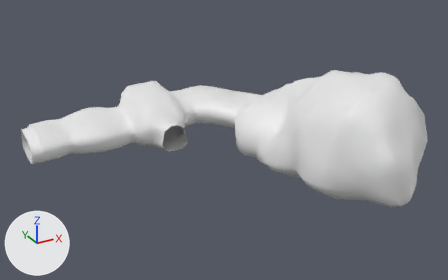
Renders of the Blender file Assets/models/cave/room02/room02b.blend from each side of a commit.
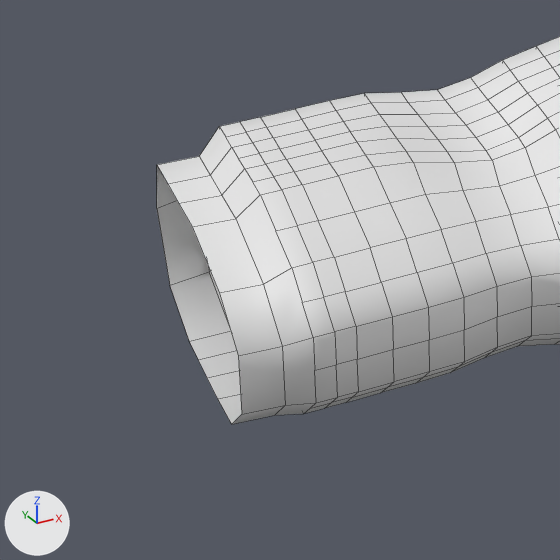
There are two pictures of each version: one whole from a camera (50 mm lens) standing at (-130.95, -121.39, 32.25) and looking at (-98.7, -62.75, 2.94), one close up on the part from 0% to 17% of the width and 38% to 65% of the height. Lighting does not change. The marker at lower left points along +X, +Y and +Z. The close-ups show mesh edges as thin lines.

In view in the first close-up: '02a.008_room'.
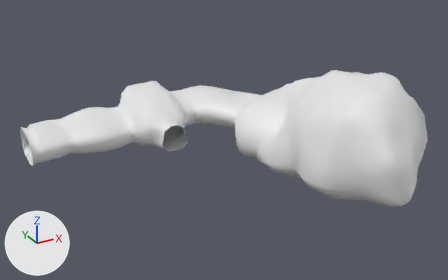
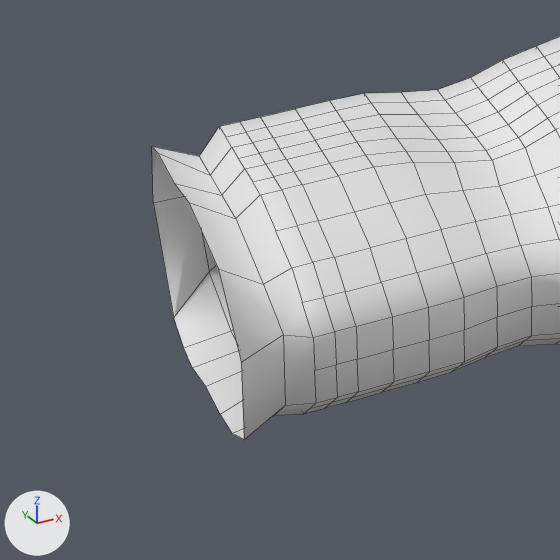
Where the change shows, as pixel boxes [x1, y1, x2, y2] in the close-ups (560 x 560 px; the box of a moved part takes in the faces that stretch with it):
'02a.008_room', reshaped: before [157, 37, 560, 424]; after [152, 37, 560, 439]
part 1 of me_cylinder_001, moved or reshaped: before [157, 156, 316, 424]; after [152, 147, 316, 439]

The change, as a diff of the scene's bpy script:
```diff
--- a/Assets/models/cave/room02/room02b.blend.py
+++ b/Assets/models/cave/room02/room02b.blend.py
@@ me_cylinder_001 @@
 me_cylinder_001.from_pydata(...)  # 2220 vertices, 2187 faces; spans x -118.9..-78.3, y -80.4..-43.6, z -1.8..10.9
 # used by ob_02a_008_room; parent = ob_02a_008; location = (0.0, 0.0, 0.0)
-me_cylinder_001.vertices[0].co = (-118.9, -47.5, 2.0)  # pixel (156, 208)
-me_cylinder_001.vertices[1].co = (-118.9, -48.1, 3.0)  # pixel (156, 164)
-me_cylinder_001.vertices[2].co = (-118.9, -48.9, 2.9)  # pixel (167, 183)
-me_cylinder_001.vertices[3].co = (-118.9, -49.6, 2.9)  # pixel (178, 203)
-me_cylinder_001.vertices[4].co = (-118.9, -50.6, 2.8)  # pixel (192, 226)
-me_cylinder_001.vertices[5].co = (-118.9, -52.1, 2.3)  # pixel (219, 292)
-me_cylinder_001.vertices[6].co = (-118.9, -53.0, 1.6)  # pixel (238, 355)
-me_cylinder_001.vertices[7].co = (-118.9, -52.7, 0.4)  # pixel (241, 414)
-me_cylinder_001.vertices[8].co = (-118.9, -51.7, -0.2)  # pixel (231, 424)
-me_cylinder_001.vertices[9].co = (-118.9, -50.7, -0.2)  # pixel (217, 398)
-me_cylinder_001.vertices[10].co = (-118.9, -50.0, -0.1)  # pixel (207, 377)
-me_cylinder_001.vertices[11].co = (-118.9, -49.4, 0.0)  # pixel (198, 359)
-me_cylinder_001.vertices[12].co = (-118.9, -48.8, 0.1)  # pixel (189, 341)
-me_cylinder_001.vertices[13].co = (-118.9, -47.7, 0.7)  # pixel (169, 285)
-me_cylinder_001.vertices[20].co = (-118.2, -53.0, 1.6)  # pixel (282, 346)
+# me_cylinder_001 part 1
+me_cylinder_001.vertices[0].co = (-118.9, -47.5, 2.1)  # pixel (153, 202)
+me_cylinder_001.vertices[1].co = (-118.9, -47.9, 3.3)  # pixel (151, 146)
+me_cylinder_001.vertices[2].co = (-118.9, -48.4, 3.3)  # pixel (157, 152)
+me_cylinder_001.vertices[3].co = (-118.9, -49.6, 3.2)  # pixel (174, 183)
+me_cylinder_001.vertices[4].co = (-118.9, -50.6, 3.3)  # pixel (188, 202)
+me_cylinder_001.vertices[5].co = (-118.9, -52.6, 2.9)  # pixel (218, 268)
+me_cylinder_001.vertices[6].co = (-118.9, -53.3, 1.6)  # pixel (241, 362)
+me_cylinder_001.vertices[7].co = (-118.9, -52.6, -0.1)  # pixel (244, 439)
+me_cylinder_001.vertices[8].co = (-118.9, -51.7, -0.4)  # pixel (232, 433)
+me_cylinder_001.vertices[9].co = (-118.9, -50.8, -0.4)  # pixel (220, 414)
+me_cylinder_001.vertices[10].co = (-118.9, -49.8, -0.3)  # pixel (205, 386)
+me_cylinder_001.vertices[11].co = (-118.9, -48.8, -0.4)  # pixel (192, 367)
+me_cylinder_001.vertices[12].co = (-118.9, -48.3, -0.2)  # pixel (183, 347)
+me_cylinder_001.vertices[13].co = (-118.9, -47.7, 0.1)  # pixel (173, 317)
+me_cylinder_001.vertices[20].co = (-118.2, -53.2, 1.8)  # pixel (283, 334)
```
